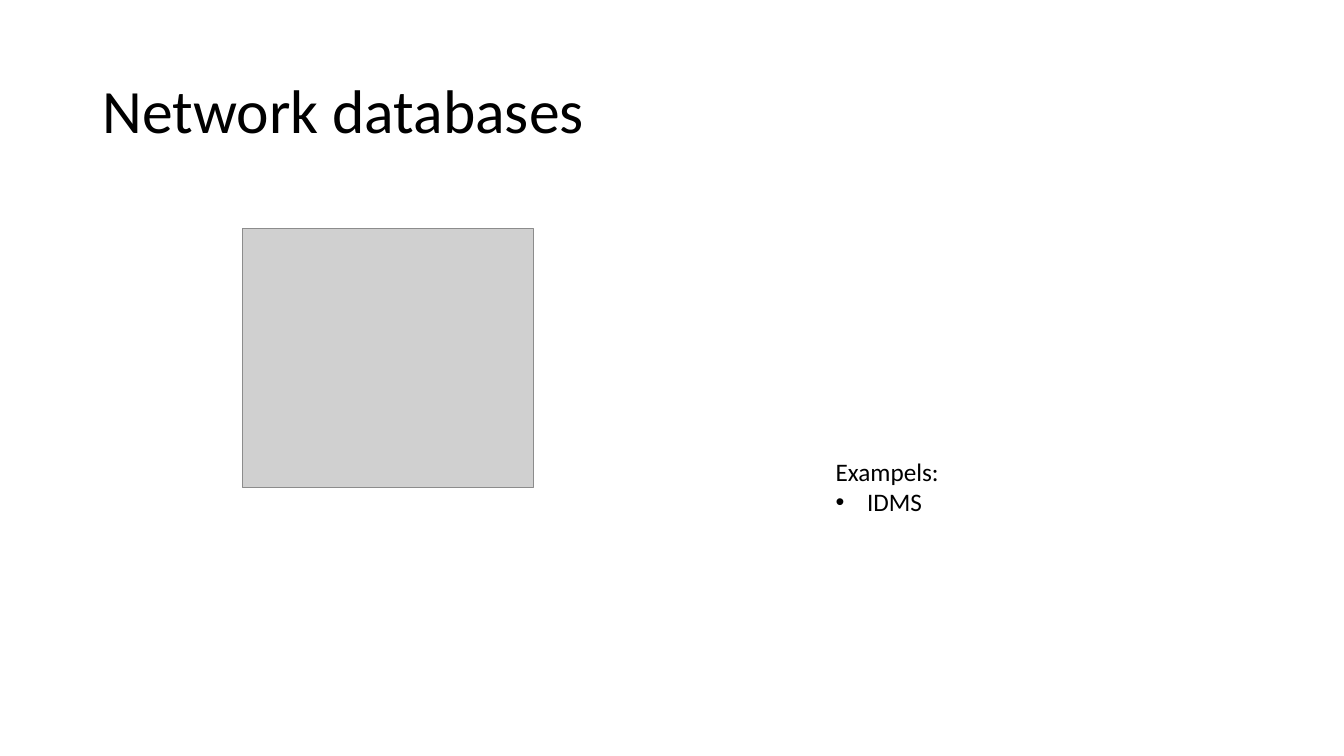
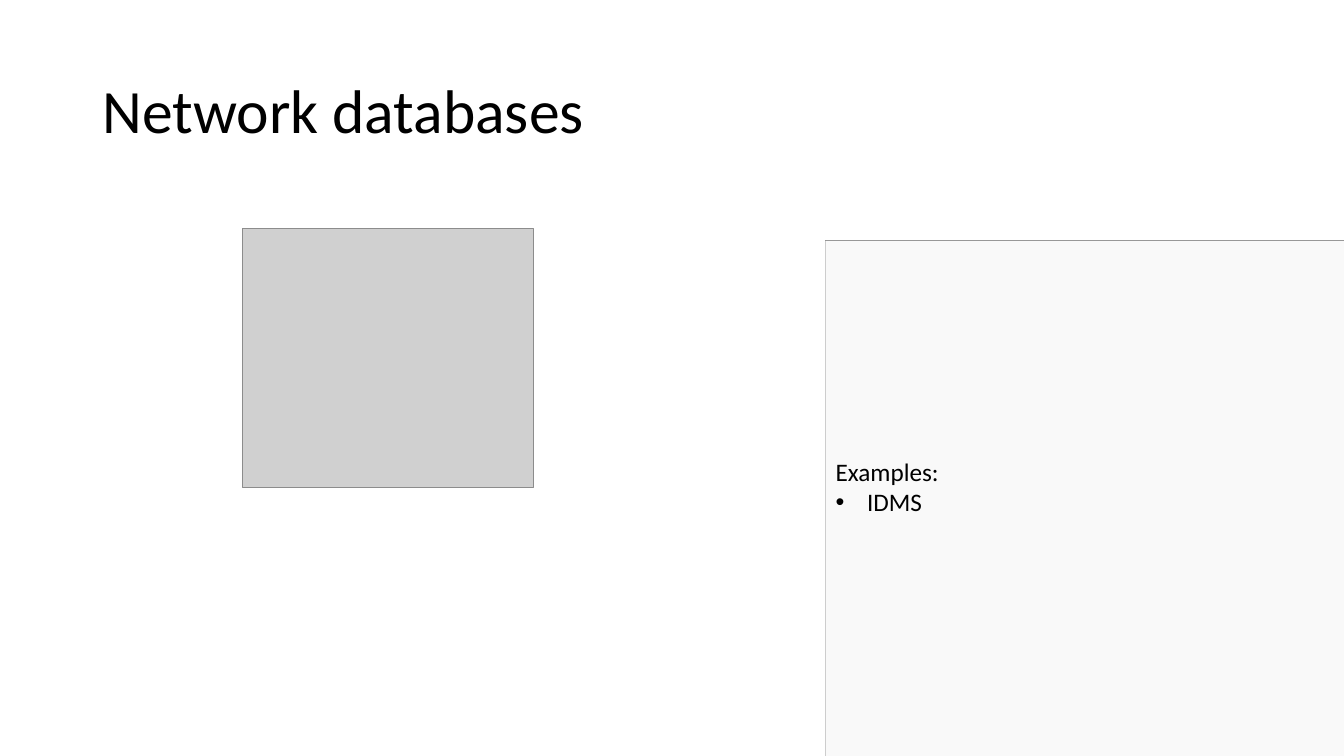
Before and after one commit to mikkelvalentinsorensen/MikValSor.GraphDBIntroTalk, a slide deck: slide 5 of Presentation.pptx. Drawn at 1344x756 pixels with LibreOffice and Linux fonts; fonts in the diff are those of the drawing; grey boxes stand for pictures. Boxes give left, top, right and bottom in pixels: in the first picture for what was removed or moved away, otherwise in the second. Text is boxed around its words. In the diff, an @@ line names an element or a change of style, - is before the commit and + after.

```diff
--- a/Presentation.pptx
+++ b/Presentation.pptx
@@ picture added at (826, 241, 1344, 756) @@
@@ rectangle added at (826, 241, 1344, 756), fill #FFFFFF at 89% opacity @@
@@ text at (836, 463, 939, 485): text changed @@
-Exampels:
+Examples:
```
Also in this commit, not shown: 22 other slides changed, 7 slides added, 2 slides removed.
